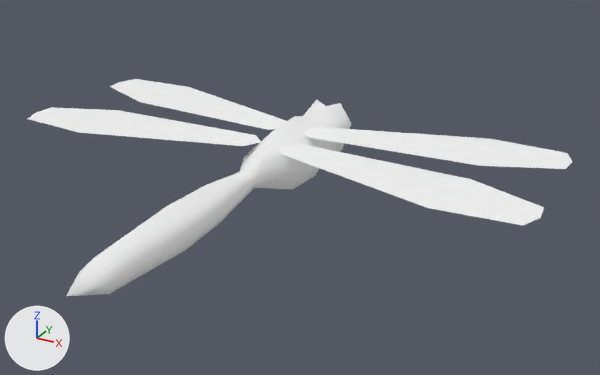
The glTF model game/Core/Art/Dragonfly.glb as it was, and as the next commit left it.
Both versions are drawn from a camera (50 mm lens) standing at (7.87, -13.51, 6.19) and looking at (1.11, -1.22, 0.04). Lighting does not change. The marker at lower left points along +X, +Y and +Z.

The first picture shows 'Body', 'WingR1', 'WingR1.001', 'WingR2', 'WingR2.001'.
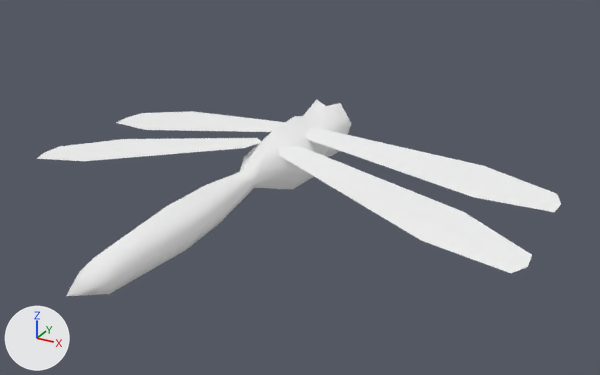
ob_wings_r is not drawn itself; it is the parent of ob_wingr1, ob_wingr2.
ob_wings_l is not drawn itself; it is the parent of ob_wingr1_001, ob_wingr2_001.

What differs and where, as boxes (x1, y1, x2, y2) in the pictures (600 x 375 px):
'WingR2', turned: before (280, 144, 544, 225); after (279, 146, 532, 273)
'WingR1', turned: before (304, 127, 573, 169); after (305, 128, 561, 212)
'WingR2.001', turned: before (28, 107, 261, 146); after (36, 138, 261, 161)
'WingR1.001', turned: before (109, 79, 287, 130); after (116, 111, 285, 132)

The change, as a diff of the scene's bpy script:
```diff
--- a/game/Core/Art/Dragonfly.glb.py
+++ b/game/Core/Art/Dragonfly.glb.py
@@ ob_wings_r @@
 ob_wings_r.location = (0.2, 0.0, 0.524)
+ob_wings_r.rotation_euler = (0.0, 0.175, 0.0)  # degrees (0, 10, 0)
@@ ob_wings_l @@
 ob_wings_l.location = (-0.2, 0.0, 0.524)
+ob_wings_l.rotation_euler = (0.0, -0.175, 0.0)  # degrees (0, -10, 0)
```
